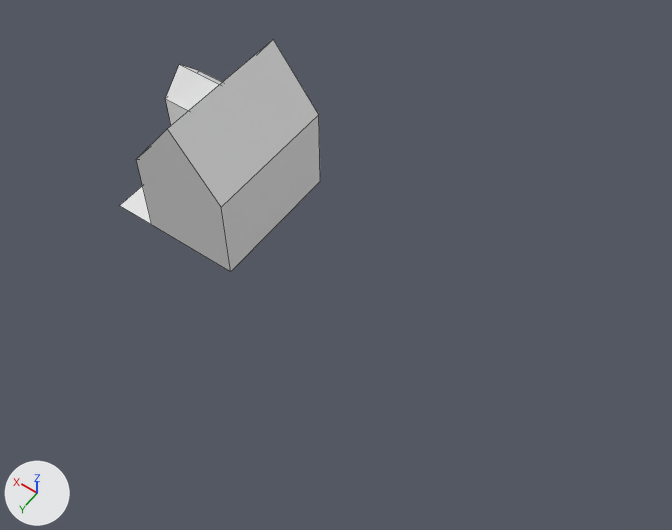
An edit to the Blender file watermill.blend, drawn before and after from the same camera.
The view is the same before and after, from a 50 mm camera at (-13.64, 15.78, 22.76) aimed at (-3.49, 1.57, 0.42). Lighting does not change. The marker at lower left points along +X, +Y and +Z. Mesh edges are drawn as thin lines.

Before the edit, the objects in view are built like this:
```python
me_plane_001 = bpy.data.meshes.new('Plane.001')
me_plane_001.from_pydata(...)  # 18 vertices, 9 faces; spans x -5.6..-1.0, y -5.58..1.0, z 0.0..7.22
me_plane_002 = bpy.data.meshes.new('Plane.002')
me_plane_002.from_pydata(...)  # 10 vertices, 6 faces; spans x -3.24..-0.96, y -3.37..-1.21, z 4.18..6.98
me_plane_005 = bpy.data.meshes.new('Plane.005')
me_plane_005.from_pydata(...)  # 12 vertices, 8 faces; spans x -5.92..-0.69, y -6.18..1.3, z -2.09..0.0
ob_plane_001 = bpy.data.objects.new('Plane.001', me_plane_001)
ob_plane_001.location = (2.42, 3.27, 1.0)
ob_plane_001.scale = (0.678, 0.678, 0.678)
_m = ob_plane_001.modifiers.new('BTool_Plane.003', 'BOOLEAN')
_m.object = ob_plane_003
ob_plane_002 = bpy.data.objects.new('Plane.002', me_plane_002)
ob_plane_002.location = (2.42, 3.27, 1.0)
ob_plane_002.scale = (0.678, 0.678, 0.678)
ob_plane_005 = bpy.data.objects.new('Plane.005', me_plane_005)
ob_plane_005.location = (2.42, 3.27, 1.0)
ob_plane_005.scale = (0.678, 0.678, 0.678)
_m = ob_plane_005.modifiers.new('BTool_Plane.003', 'BOOLEAN')
_m.object = ob_plane_003
_m.operation = 'INTERSECT'
```
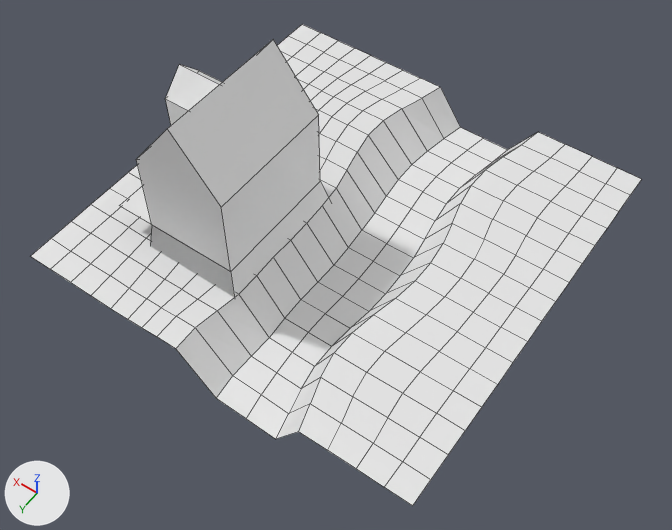
Changed parts and their boxes [x1, y1, x2, y2] in the pictures (672 x 530 px):
'Plane.006', added
    after: [31, 24, 641, 506]
'Plane.005', now drawn
    after: [150, 182, 330, 298]

Edits to the bpy script that builds the scene:
```text
Add me_plane_006:
    me_plane_006.from_pydata(...)  # 289 vertices, 256 faces; spans x -0.78..1.01, y -0.79..1.0, z -0.18..0.0
Change ob_plane_005:
    remove _m = ob_plane_005.modifiers.new('BTool_Plane.003', 'BOOLEAN')
    remove _m.object = ob_plane_003
    remove _m.operation = 'INTERSECT'
Add ob_plane_006:
    ob_plane_006 = bpy.data.objects.new('Plane.006', me_plane_006)
    ob_plane_006.location = (-3.32, -1.36, 0.0)
    ob_plane_006.scale = (7.92, 7.92, 7.92)
```
